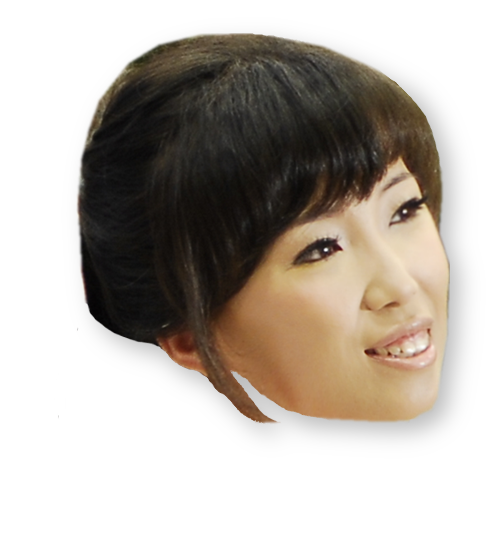
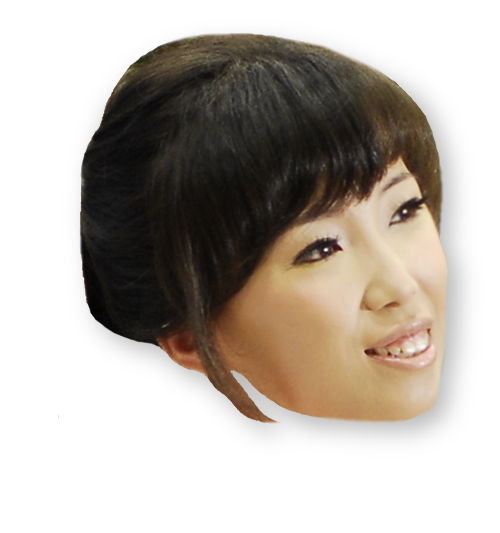
The second 500 × 533 image is a revision of the first. Changes to its layers:
painted on "Pasted Layer" over [76, 33, 450, 424]
